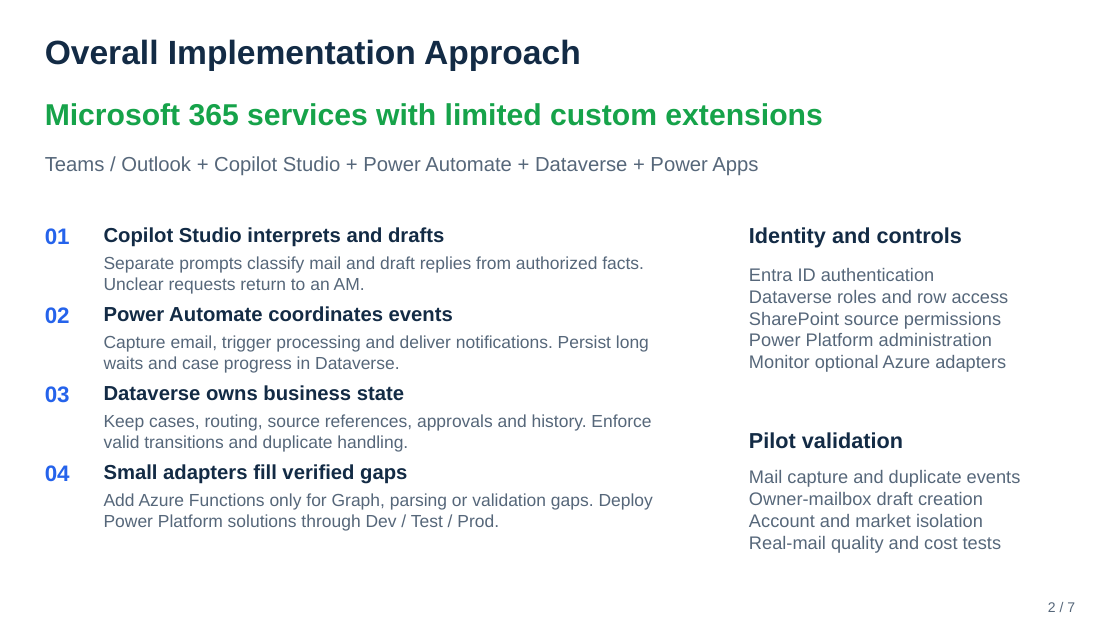
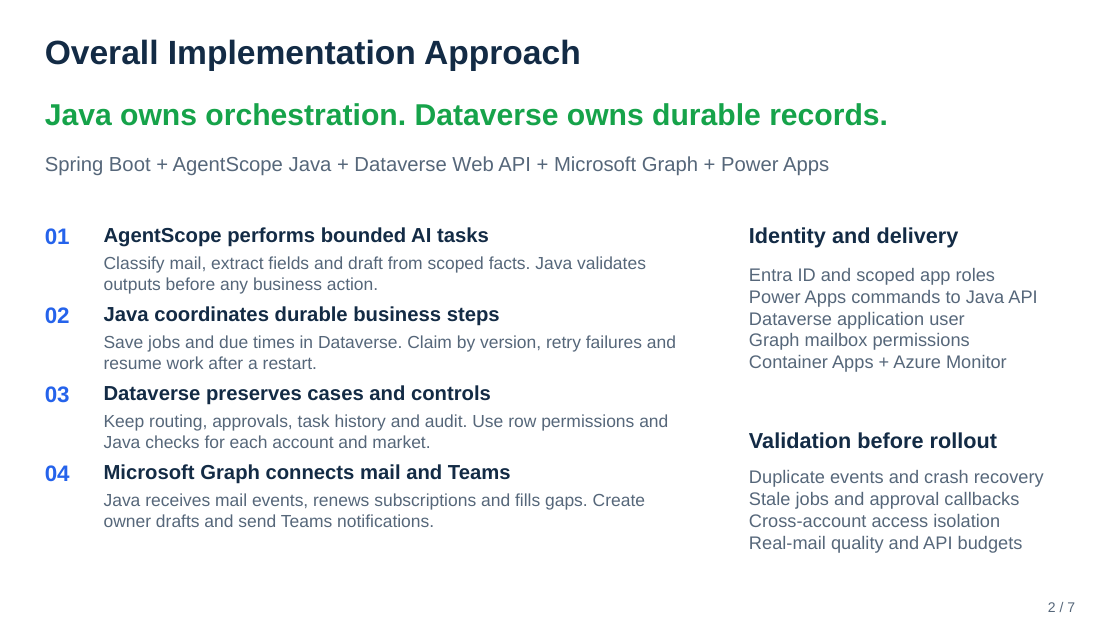
Before and after one commit to realAaronWu/aam, a slide deck: slide 2 of docs/presentations/aam-project-overview-mvp.pptx. Drawn at 1120x630 pixels with LibreOffice and Linux fonts; fonts in the diff are those of the drawing. Boxes give left, top, right and bottom in pixels: in the first picture for what was removed or moved away, otherwise in the second. Text is boxed around its words. In the diff, an @@ line names an element or a change of style, - is before the commit and + after.

Commit message:
update deck

```diff
--- a/docs/presentations/aam-project-overview-mvp.pptx
+++ b/docs/presentations/aam-project-overview-mvp.pptx
@@ text at box(45, 103, 888, 126): text changed @@
-Microsoft 365 services with limited custom extensions
+Java owns orchestration. Dataverse owns durable records.
@@ text at box(45, 156, 829, 175): text changed @@
-Teams / Outlook + Copilot Studio + Power Automate + Dataverse + Power Apps
+Spring Boot + AgentScope Java + Dataverse Web API + Microsoft Graph + Power Apps
@@ text at box(104, 227, 489, 247): text changed @@
-Copilot Studio interprets and drafts
+AgentScope performs bounded AI tasks
@@ text at box(749, 227, 959, 248): text changed @@
-Identity and controls
+Identity and delivery
@@ text at box(104, 256, 646, 294): text changed @@
-Separate prompts classify mail and draft replies from authorized facts. Unclear requests return to an AM.
+Classify mail, extract fields and draft from scoped facts. Java validates outputs before any business action.
@@ text at box(749, 268, 1037, 372): text changed @@
-Entra ID authentication
-Dataverse roles and row access
-SharePoint source permissions
-Power Platform administration
-Monitor optional Azure adapters
+Entra ID and scoped app roles
+Power Apps commands to Java API
+Dataverse application user
+Graph mailbox permissions
+Container Apps + Azure Monitor
@@ text at box(104, 306, 500, 326): text changed @@
-Power Automate coordinates events
+Java coordinates durable business steps
@@ text at box(104, 335, 676, 369): text changed @@
-Capture email, trigger processing and deliver notifications. Persist long waits and case progress in Dataverse.
+Save jobs and due times in Dataverse. Claim by version, retry failures and resume work after a restart.
@@ text at box(104, 385, 491, 405): text changed @@
-Dataverse owns business state
+Dataverse preserves cases and controls
@@ text at box(104, 414, 668, 448): text changed @@
-Keep cases, routing, source references, approvals and history. Enforce valid transitions and duplicate handling.
+Keep routing, approvals, task history and audit. Use row permissions and Java checks for each account and market.
@@ text at box(749, 432, 997, 449): text changed @@
-Pilot validation
+Validation before rollout
@@ text at box(104, 464, 511, 484): text changed @@
-Small adapters fill verified gaps
+Microsoft Graph connects mail and Teams
@@ text at box(749, 470, 1044, 553): text changed @@
-Mail capture and duplicate events
-Owner-mailbox draft creation
-Account and market isolation
-Real-mail quality and cost tests
+Duplicate events and crash recovery
+Stale jobs and approval callbacks
+Cross-account access isolation
+Real-mail quality and API budgets
@@ text at box(104, 493, 645, 527): text changed @@
-Add Azure Functions only for Graph, parsing or validation gaps. Deploy Power Platform solutions through Dev / Test / Prod.
+Java receives mail events, renews subscriptions and fills gaps. Create owner drafts and send Teams notifications.
```
Also in this commit, not shown: 5 other slides changed, 1 slide added, 1 slide removed.
